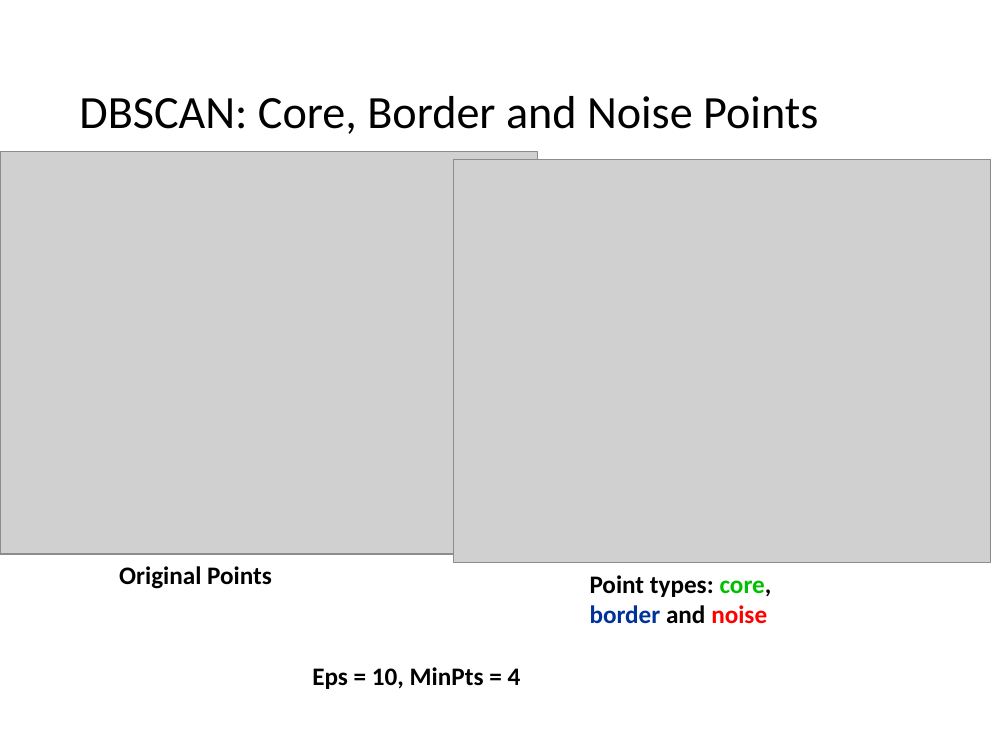
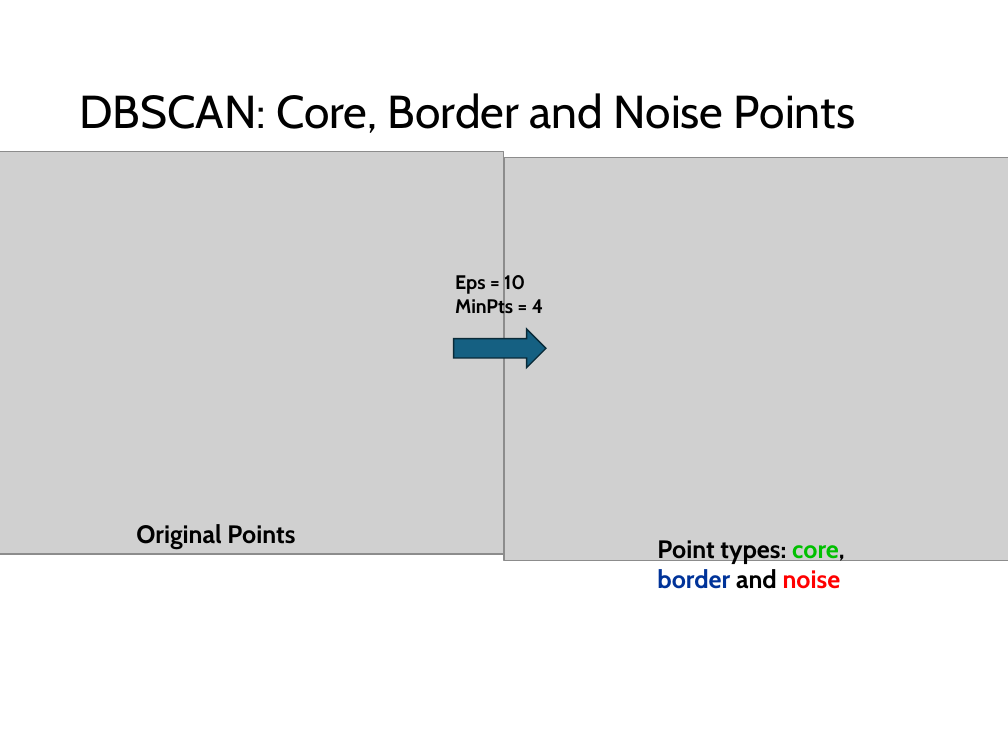
Before and after one commit to mhahsler/Introduction_to_Data_Mining_R_Examples, a slide deck: slide 62 of slides/chap7_basic_cluster_analysis.pptx (slide 63 before the commit). Drawn at 1008x756 pixels with LibreOffice and Linux fonts; fonts in the diff are those of the drawing; grey boxes stand for pictures. Boxes give left, top, right and bottom in pixels: in the first picture for what was removed or moved away, otherwise in the second. Text is boxed around its words. In the diff, an @@ line names an element or a change of style, - is before the commit and + after.

```diff
--- a/slides/chap7_basic_cluster_analysis.pptx
+++ b/slides/chap7_basic_cluster_analysis.pptx
@@ picture: place and size @@
-picture at (0, 151, 537, 554)
+picture at (0, 151, 504, 554)
@@ picture: place and size @@
-picture at (454, 159, 991, 562)
+picture at (504, 157, 1008, 560)
@@ text at (455, 273, 543, 318): text changed; size 18 to 14 pt; font Calibri to Cabin @@
-Eps = 10, MinPts = 4
+Eps = 10
+MinPts = 4
@@ right arrow added at (454, 329, 546, 367), fill #156082, outline #092A39 1 pt @@
@@ text "Original Points": place and size @@
-text "Original Points" at (119, 566, 272, 589)
+text "Original Points" at (136, 524, 295, 549)
@@ font Calibri to Cabin in 3 elements at (79, 93, 855, 133), (136, 524, 295, 549), (657, 540, 845, 589) @@
@@ text "Point types: core, border and ...": place and size @@
-text "Point types: core, border and ..." at (590, 575, 772, 624)
+text "Point types: core, border and ..." at (657, 540, 845, 589)
```
Also in this commit, not shown: 94 other slides changed, 1 other file.
